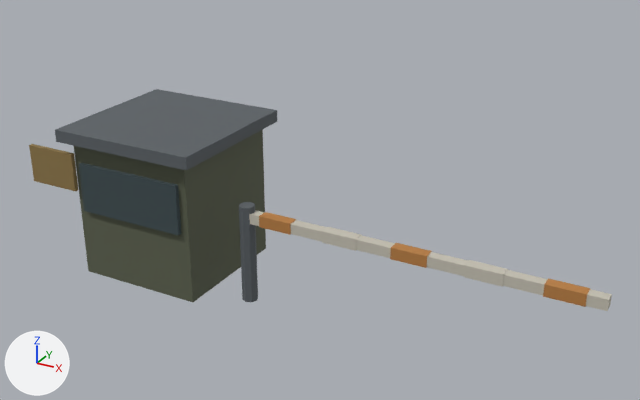
Before and after pictures for a commit that changed the glTF model assets/models/checkpoint.glb.
Rendered twice from a camera (50 mm lens) standing at (9.65, -11.96, 7.87) and looking at (2.95, 0.22, 1.78). Lighting does not change. The marker at lower left points along +X, +Y and +Z. The first picture is the older version. Where no turn or scale is listed for an object, it has been applied to the vertices. Vertices at exactly the same position are counted once.

The first picture shows 'band0', 'band1', 'band2', 'band3', 'band4', 'boom', 'hut', 'hut_roof', 'post', 'sign', 'window'.
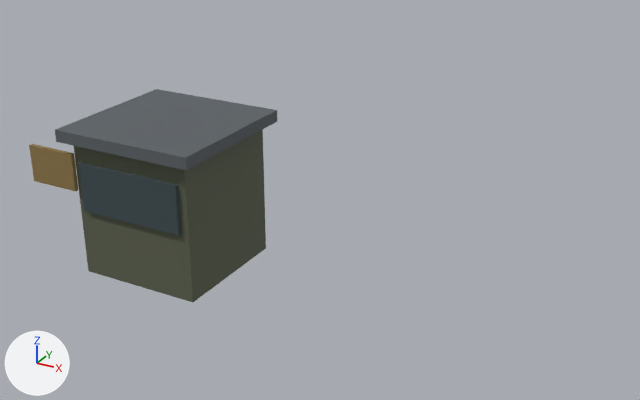
What differs and where, as boxes [x1, y1, x2, y2] in the pictures (640 x 400 px; the box of a moved part takes in the faces that stretch with it):
'boom', deleted: before [249, 210, 612, 311]
'post', deleted: before [239, 202, 258, 302]
'band4', deleted (orange): before [543, 278, 590, 307]
'band3', deleted: before [464, 260, 508, 287]
'band2', deleted (orange): before [390, 243, 432, 268]
'band1', deleted: before [322, 227, 361, 251]
'band0', deleted (orange): before [259, 212, 296, 235]
part 1 of me_cube_003, moved or reshaped: before [249, 210, 612, 311]; after [29, 144, 78, 191]

What the commit changed:
Object 'band0' (ob_band0) is deleted.
Object 'band1' (ob_band1) is deleted.
Object 'band2' (ob_band2) is deleted.
Object 'band3' (ob_band3) is deleted.
Object 'band4' (ob_band4) is deleted.
Object 'boom' (ob_boom) is deleted.
Object 'post' (ob_post) is deleted.
